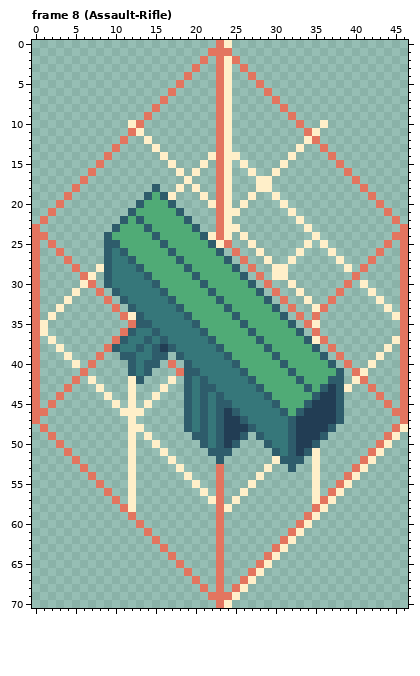
Pixel-art file: bleed-client/asesprite/Collectables.aseprite. This is how it looked before the edit.
47x71 pixels, 9 frames. Shown: frame 8 (Assault-Rifle). The commit also changed other frames, which this record leaves out.
After:
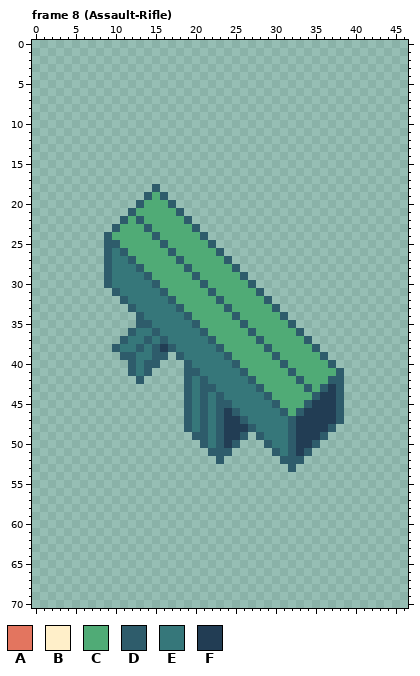
Palette (. is transparent): A #e3755f  B #ffefc9  C #50ab76  D #2e5c6b  E #36777a  F #223d54
Difference:
layer "Guide" now hidden
layer "Outline" now hidden
--- frame 8 (Assault-Rifle)
@@ x 0..46 @@
- 0 .......................AB......................
- 1 ......................AAA......................
- 2 .....................A.ABA.....................
- 3 ....................A..AB.A....................
- 4 ...................A...AB..A...................
- 5 ..................A....AB...A..................
- 6 .................A.....AB....A.................
- 7 ................A......AB.....A................
- 8 ...............A.......AB......A...............
- 9 ..............A........AB.......A..............
-10 ............BA.........AB........A..B..........
-11 ............AB.........AB.........AB...........
-12 ...........A..B........AB.........BA...........
-13 ..........A....B.......AB........B..A..........
-14 .........A......B.....BABB......B....A.........
-15 ........A........B...B.AB.B....B......A........
-16 .......A..........B.B..AB..B..B........A.......
-17 ......A............B...AB...BB..........A......
-18 .....A.........D..B.B..AB...BB...........A.....
-19 ....A.........DCDB...B.AB..B..B...........A....
-20 ...A.........DCCCD....BAB.B....B...........A...
-21 ..A.........DCCCCCD....ABB......B...........A..
-22 .A.........DCDCCCCCD...AB........B...........A.
-23 A.........DCCCDCCCCCD..ABB........B...........A
-24 AA.......DCCCCCDCCCCCDBAB.B........B.........AA
-25 A.A......DDCCCCCDCCCCCDBA..B......B.B.......A.A
-26 A..A.....DEDCCCCCDCCCCCD.A..B....B...B.....A..A
-27 A...A....DEEDCCCCCDCCCCCD.A..B..B.....B...A...A
-28 A....A..BDEEEDCCCCCDCCCCCD.A..BB.......B.A....A
-29 A.....AB.DEEEEDCCCCCDCCCCCD.A.BB........A.....A
-30 A.....BA.DEEEEEDCCCCCDCCCCCD.A..B......A.B....A
-31 A....B..A.DEEEEEDCCCCCDCCCCCD.A..B....A...B...A
-32 A...B....A.DEEEEEDCCCCCDCCCCCD.A..B..A.....B..A
-33 A..B......A.DEEEEEDCCCCCDCCCCCD.A..BA.......B.A
-34 A.B........ABDEEEEEDCCCCCDCCCCCD.A.A.........BA
-35 AB..........ADDEEEEEDCCCCCDCCCCCD.AB..........A
-36 AB.........ADEEDEEEEEDCCCCCDCCCCCD.A..........A
-37 A.B.......ADEEDEDEEEEEDCCCCCDCCCCCDBA........BA
-38 A..B.....ADEEDEDFDEEEEEDCCCCCDCCCCCD.A......B.A
-39 A...B...A..DDEEDD.DEEEEEDCCCCCDCCCCCD.A....B..A
-40 A....B.A....DEDD.A.DEEEEEDCCCCCDCCCCCD.A..B...A
-41 A.....A.....DED...ADDEEEEEDCCCCCDCCCCCD.AB....A
-42 A....A.B....BD...B.DEDEEEEEDCCCCCDCCCDD.BA....A
-43 A...A...B...B...B..DEDDEEEEEDCCCCCDCDFDB..A...A
-44 A..A.....B..B..B...DEDEDEEEEEDCCCCCDFFD....A..A
-45 A.A.......B.B.B....DEDEDDEEEEEDCCCDFFFD.....A.A
-46 AA.........BBB.....DEDEDFDEEEEEDCDFFFFD......AA
-47 A...........B......DEDEDFFDEEEEEDFFFFFD.......A
-48 .A..........BB.....DEDEDFFFDEEEEDFFFFD.......AB
-49 ..A.........B.B.....DDEDFFD.DEEEDFFFD.......AB.
-50 ...A........B..B.....DEDFD...DEEDFFD.......AB..
-51 ....A.......B...B.....DDD.....DEDFDB......AB...
-52 .....A......B....B.....D......BDDD.B.....AB....
-53 ......A.....B.....B....A.....B..D..B....AB.....
-54 .......A....B......B...A....B......B...AB......
-55 ........A...B.......B..A...B.......B..AB.......
-56 .........A..B........B.A..B........B.AB........
-57 ..........A.B.........BA.B.........BAB.........
-58 ...........AB..........AB..........AB..........
-59 ............A..........A..........AB...........
-60 .............A.........A.........AB............
-61 ..............A........A........AB.............
-62 ...............A.......A.......AB..............
-63 ................A......A......AB...............
-64 .................A.....A.....AB................
-65 ..................A....A....AB.................
-66 ...................A...A...AB..................
-67 ....................A..A..AB...................
-68 .....................A.A.AB....................
-69 ......................AAAB.....................
-70 .......................AB......................
+ 0 ...............................................
+ 1 ...............................................
+ 2 ...............................................
+ 3 ...............................................
+ 4 ...............................................
+ 5 ...............................................
+ 6 ...............................................
+ 7 ...............................................
+ 8 ...............................................
+ 9 ...............................................
+10 ...............................................
+11 ...............................................
+12 ...............................................
+13 ...............................................
+14 ...............................................
+15 ...............................................
+16 ...............................................
+17 ...............................................
+18 ...............D...............................
+19 ..............DCD..............................
+20 .............DCCCD.............................
+21 ............DCCCCCD............................
+22 ...........DCDCCCCCD...........................
+23 ..........DCCCDCCCCCD..........................
+24 .........DCCCCCDCCCCCD.........................
+25 .........DDCCCCCDCCCCCD........................
+26 .........DEDCCCCCDCCCCCD.......................
+27 .........DEEDCCCCCDCCCCCD......................
+28 .........DEEEDCCCCCDCCCCCD.....................
+29 .........DEEEEDCCCCCDCCCCCD....................
+30 .........DEEEEEDCCCCCDCCCCCD...................
+31 ..........DEEEEEDCCCCCDCCCCCD..................
+32 ...........DEEEEEDCCCCCDCCCCCD.................
+33 ............DEEEEEDCCCCCDCCCCCD................
+34 .............DEEEEEDCCCCCDCCCCCD...............
+35 .............DDEEEEEDCCCCCDCCCCCD..............
+36 ............DEEDEEEEEDCCCCCDCCCCCD.............
+37 ...........DEEDEDEEEEEDCCCCCDCCCCCD............
+38 ..........DEEDEDFDEEEEEDCCCCCDCCCCCD...........
+39 ...........DDEEDD.DEEEEEDCCCCCDCCCCCD..........
+40 ............DEDD...DEEEEEDCCCCCDCCCCCD.........
+41 ............DED....DDEEEEEDCCCCCDCCCCCD........
+42 .............D.....DEDEEEEEDCCCCCDCCCDD........
+43 ...................DEDDEEEEEDCCCCCDCDFD........
+44 ...................DEDEDEEEEEDCCCCCDFFD........
+45 ...................DEDEDDEEEEEDCCCDFFFD........
+46 ...................DEDEDFDEEEEEDCDFFFFD........
+47 ...................DEDEDFFDEEEEEDFFFFFD........
+48 ...................DEDEDFFFDEEEEDFFFFD.........
+49 ....................DDEDFFD.DEEEDFFFD..........
+50 .....................DEDFD...DEEDFFD...........
+51 ......................DDD.....DEDFD............
+52 .......................D.......DDD.............
+53 ................................D..............
+54 ...............................................
+55 ...............................................
+56 ...............................................
+57 ...............................................
+58 ...............................................
+59 ...............................................
+60 ...............................................
+61 ...............................................
+62 ...............................................
+63 ...............................................
+64 ...............................................
+65 ...............................................
+66 ...............................................
+67 ...............................................
+68 ...............................................
+69 ...............................................
+70 ...............................................
